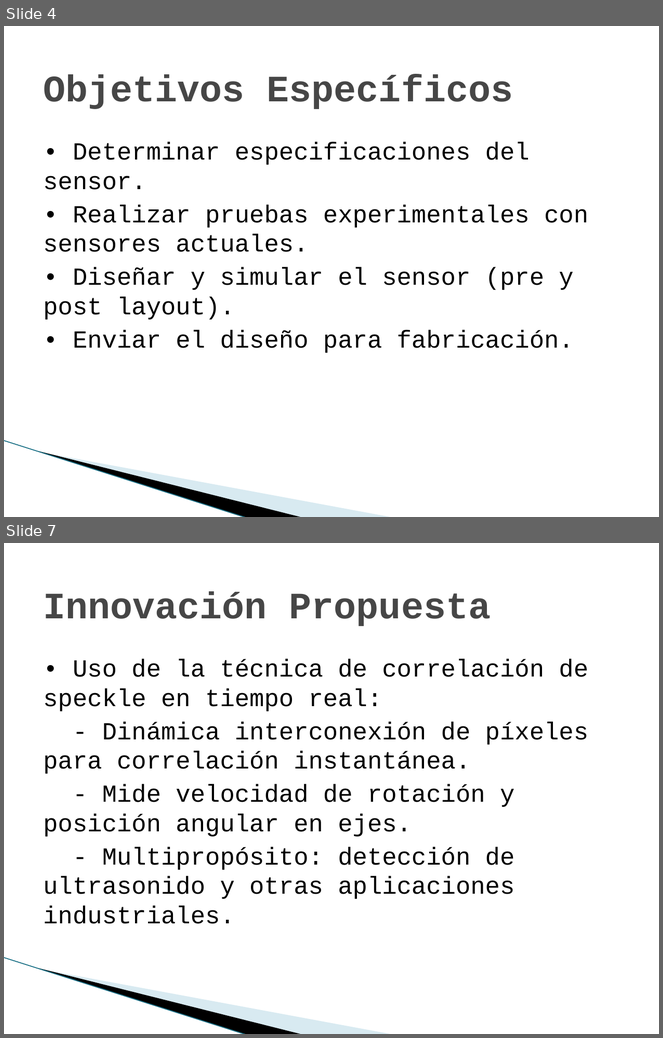
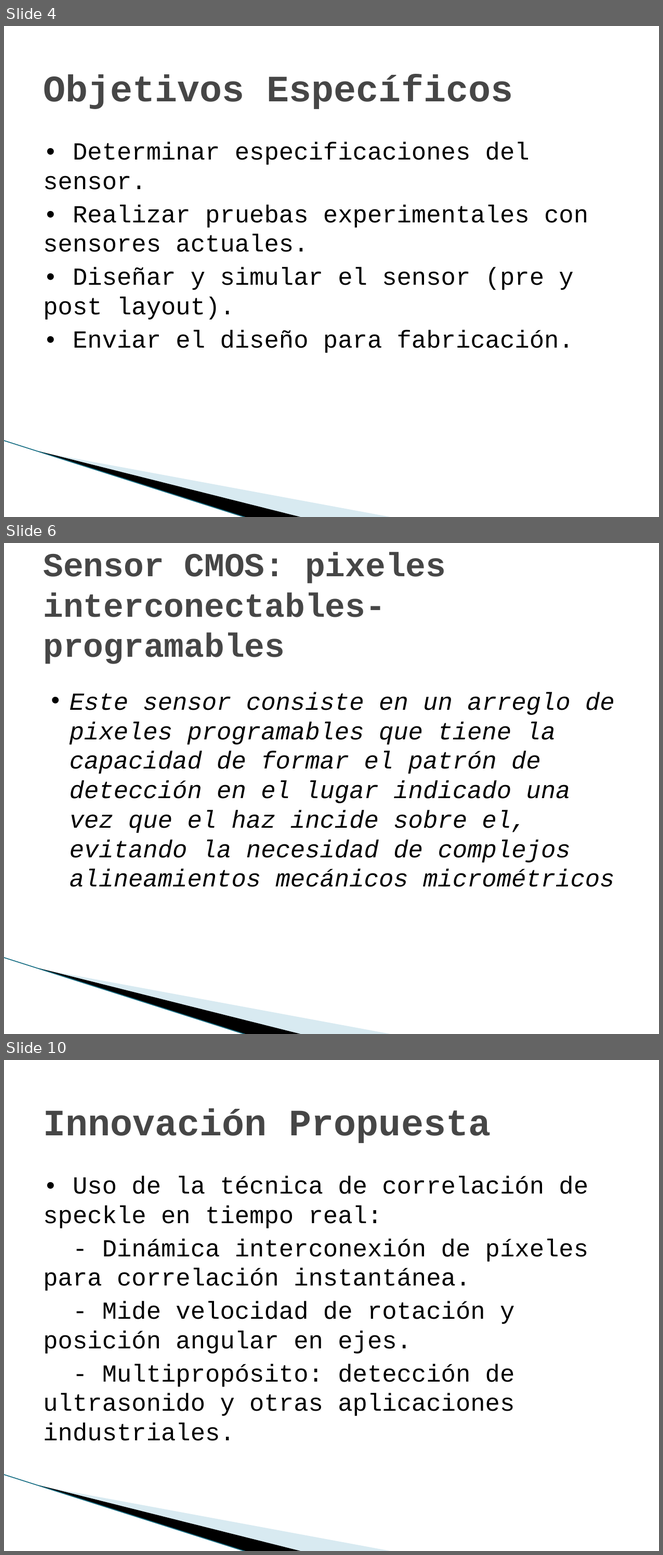
Before and after one commit to marianomorel/maestria-repo, a slide deck: sensores_cmos_presentacion.pptx. Shown one above the other, each under a label of ours: slides 4 and 7 before the commit, slides 4, 6 and 10 after it; the slides between them are not shown. The pictures are 663x1038 and 663x1555 pixels, drawn with LibreOffice and Linux fonts; fonts in the diff are those of the drawing; background and template pictures are left out. Boxes give left, top, right and bottom in pixels: in the first picture for what was removed or moved away, otherwise in the second. Text is boxed around its words. In the diff, an @@ line names an element or a change of style, - is before the commit and + after.

```diff
--- a/sensores_cmos_presentacion.pptx
+++ b/sensores_cmos_presentacion.pptx
@@ slide 6 added at [4,543,659,1034], background #FFFFFF; not listed: 3 template elements that a slide beside it also shows @@
@@ title added at [43,552,446,664], 36.9 pt, text #464646, bold @@
+Sensor CMOS: pixeles interconectables-programables
@@ text added at [70,692,615,887], 27 pt, text #000000, italic @@
+• Este sensor consiste en un arreglo de pixeles programables que tiene la capacidad de formar el patrón de detección en el lugar indicado una vez que el haz incide sobre el, evitando la necesidad de complejos alineamientos mecánicos micrométricos
@@ what was slide 7 is now slide 10 @@
```
Also in this commit, not shown: 4 slides changed, 2 other slides added, 5 other files.
